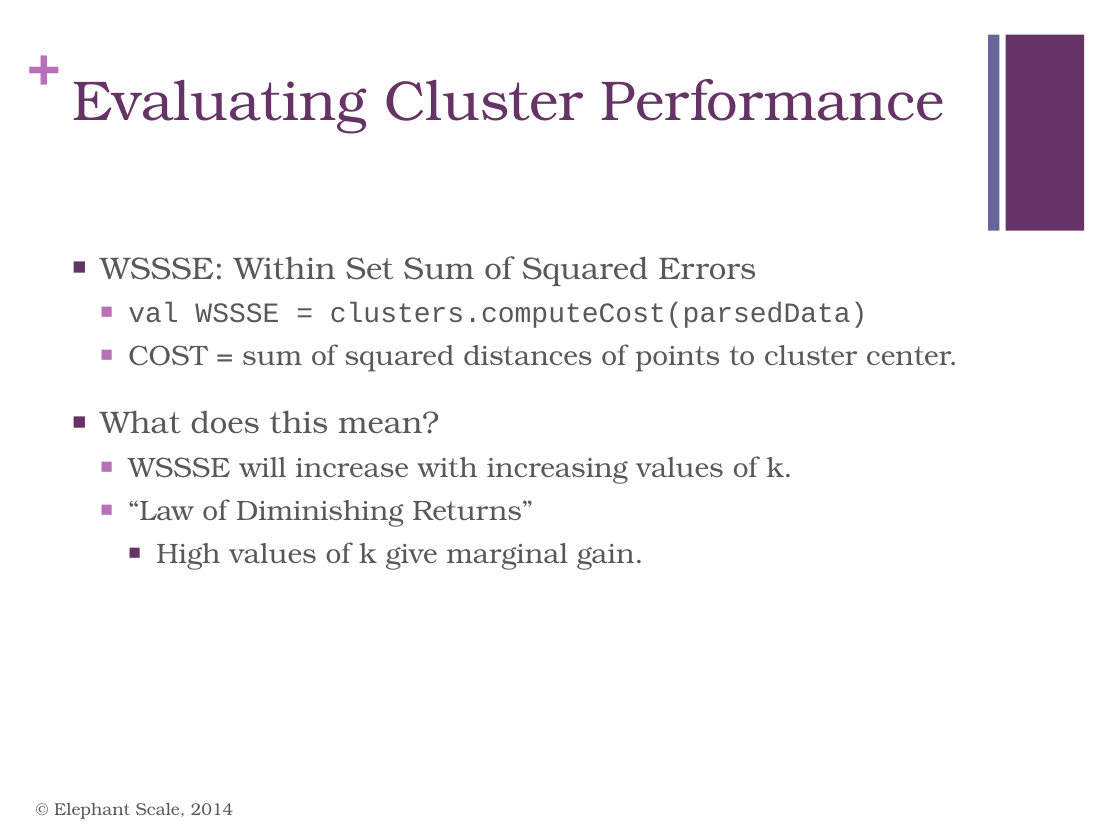
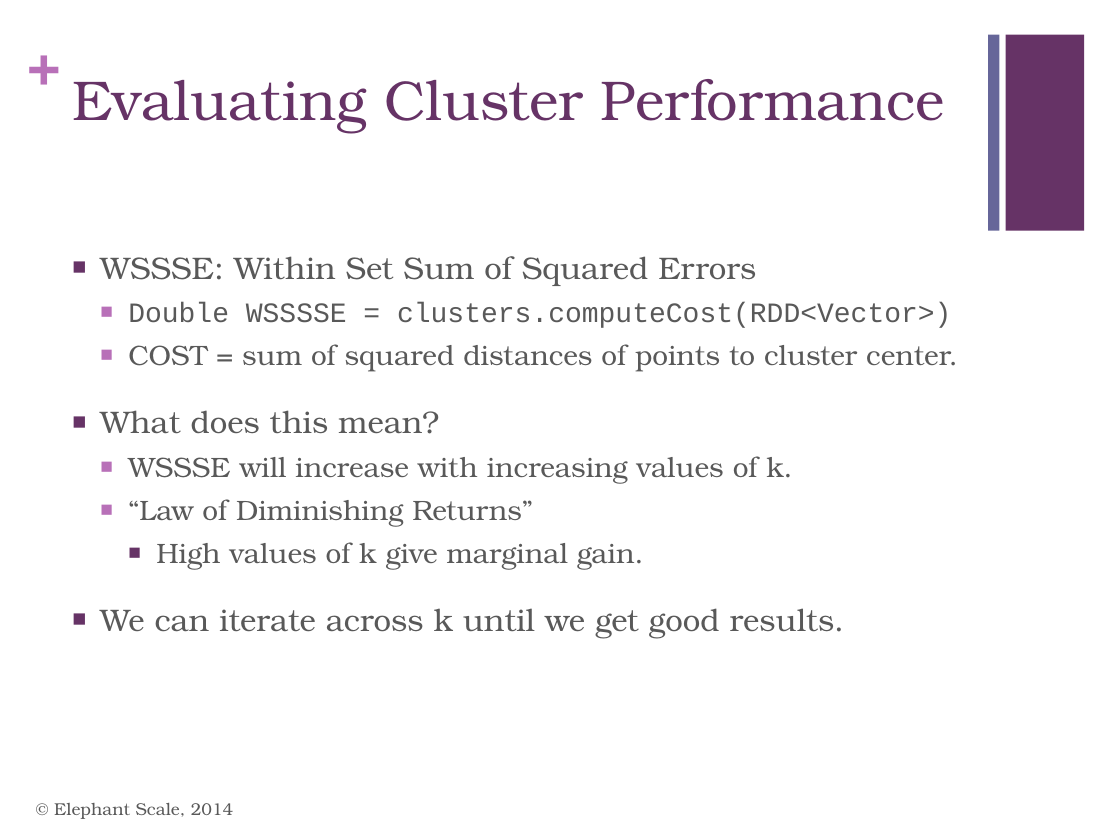
Before and after one commit to mattvinks/spark-labs, a slide deck: slide 26 of slides/MLLib.pptx. Drawn at 1120x840 pixels with LibreOffice and Linux fonts; fonts in the diff are those of the drawing. Boxes give left, top, right and bottom in pixels: in the first picture for what was removed or moved away, otherwise in the second. Text is boxed around its words. In the diff, an @@ line names an element or a change of style, - is before the commit and + after.

```diff
--- a/slides/MLLib.pptx
+++ b/slides/MLLib.pptx
@@ text at bbox=[128, 303, 951, 328]: text changed @@
-  ■ val WSSSE = clusters.computeCost(parsedData)
+  ■ Double WSSSSE = clusters.computeCost(RDD<Vector>)
@@ text at bbox=[100, 608, 845, 639]: paragraph added @@
+■ We can iterate across k until we get good results.
```
Also in this commit, not shown: 6 other slides changed, 7 slides added.
